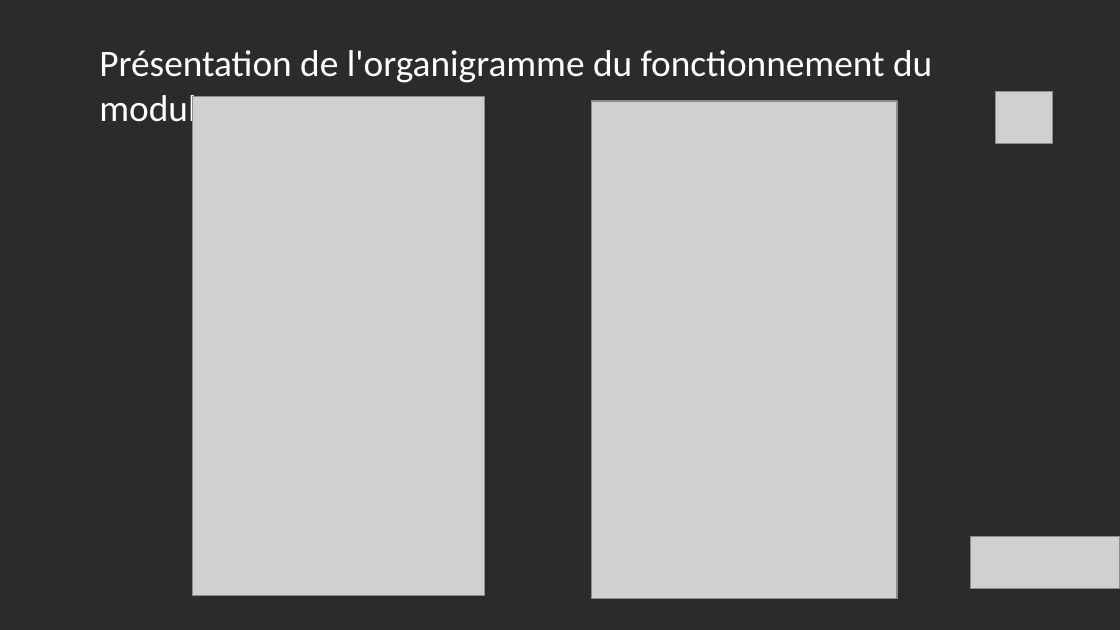
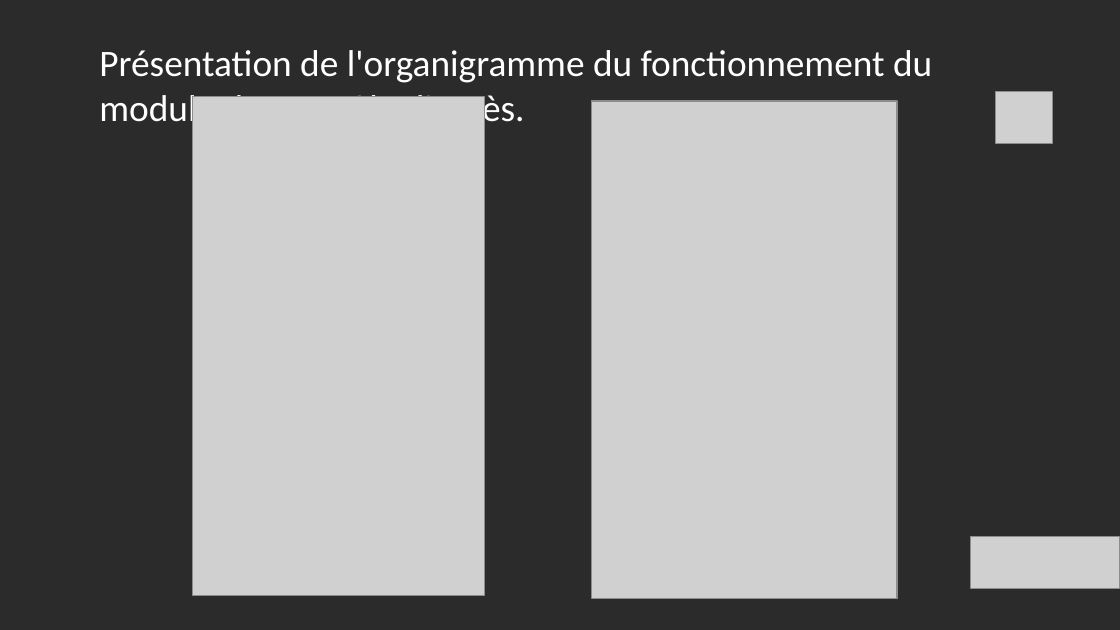
Before and after one commit to mejriomar/surveillance-system, a slide deck: slide 16 of Projet surveillance system.pptx. Drawn at 1120x630 pixels with LibreOffice and Linux fonts; fonts in the diff are those of the drawing; grey boxes stand for pictures; background and template pictures are left out; a plain dark background stands for a picture behind light text. Boxes give left, top, right and bottom in pixels: in the first picture for what was removed or moved away, otherwise in the second. Text is boxed around its words. In the diff, an @@ line names an element or a change of style, - is before the commit and + after.

```diff
--- a/Projet surveillance system.pptx
+++ b/Projet surveillance system.pptx
@@ title at <box>99,50,932,131</box>: text changed @@
-Présentation de l'organigramme du fonctionnement du module RFID.
+Présentation de l'organigramme du fonctionnement du module de contrôle d'accès.
```
Also in this commit, not shown: 1 other slide changed.
